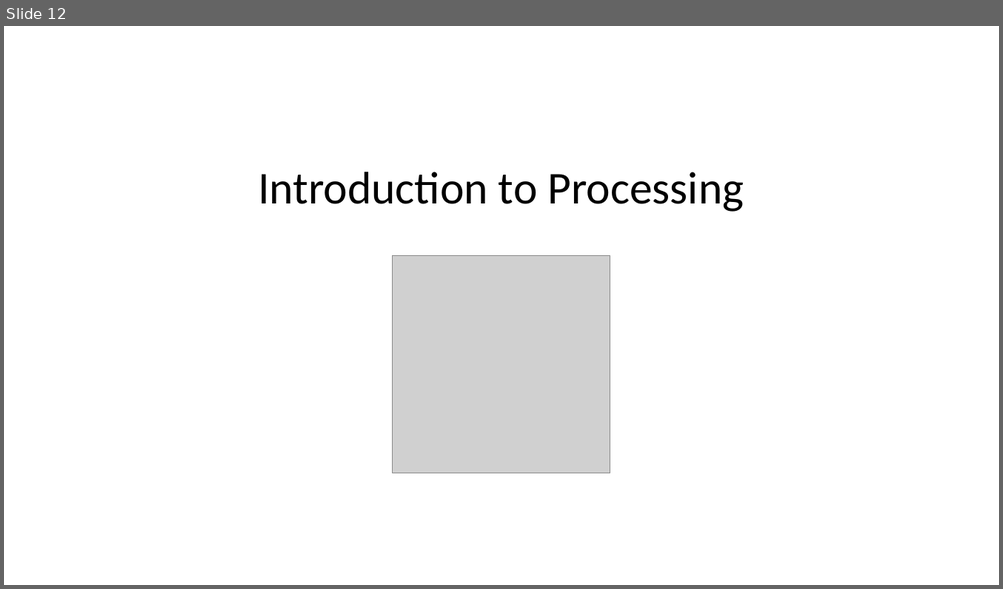
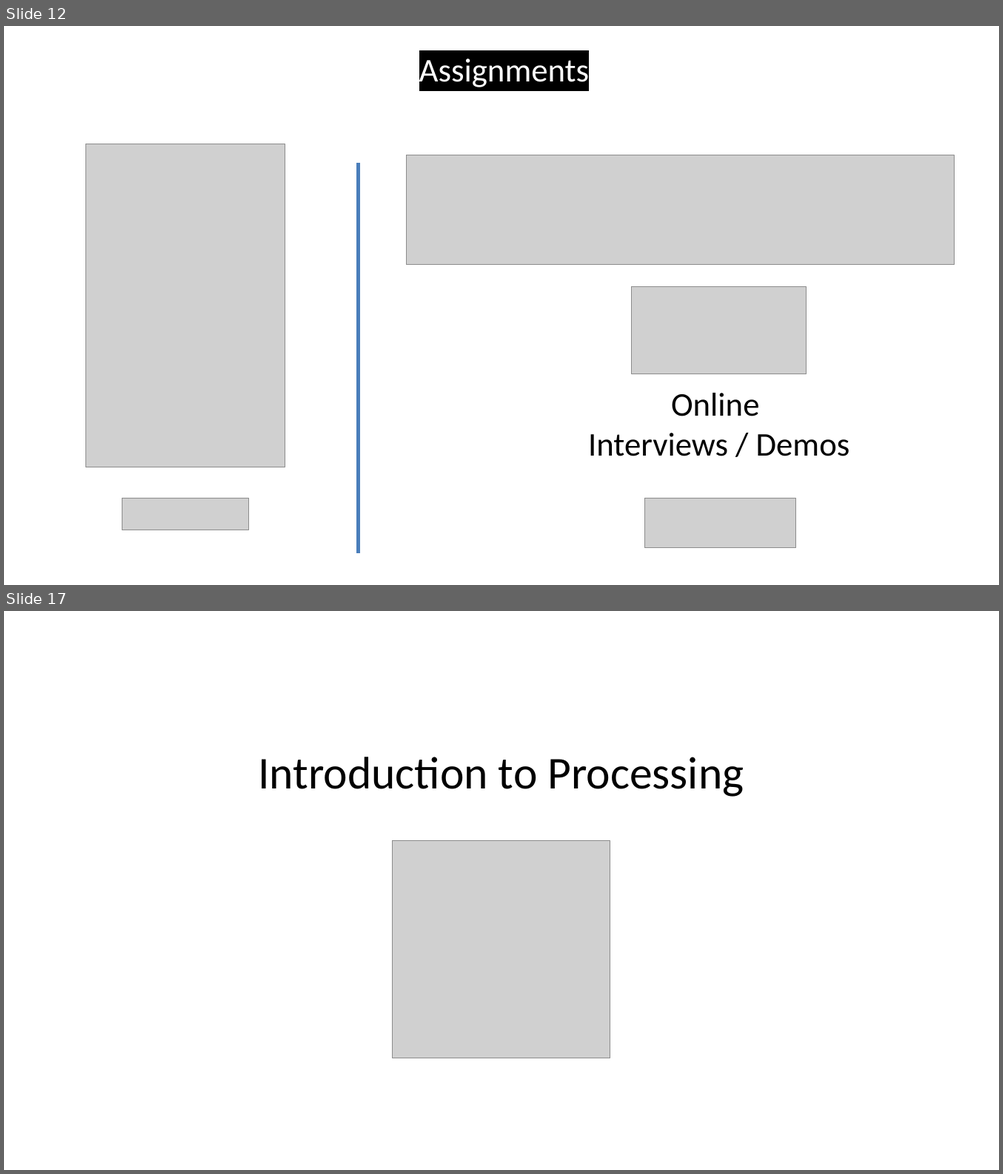
Before and after one commit to wit-hdip-comp-sci-2019/wit-hdip-comp-sci-2019.github.io, a slide deck: g1-induction/unit-1-semester-1/talk-3-programming/a-intro-to-programming.pptx. Shown one above the other, each under a label of ours: slide 12 before the commit, slides 12 and 17 after it; the slides between them are not shown. The pictures are 1003x589 and 1003x1174 pixels, drawn with LibreOffice and Linux fonts; fonts in the diff are those of the drawing; grey boxes stand for pictures. Boxes give left, top, right and bottom in pixels: in the first picture for what was removed or moved away, otherwise in the second. Text is boxed around its words. In the diff, an @@ line names an element or a change of style, - is before the commit and + after.

```diff
--- a/g1-induction/unit-1-semester-1/talk-3-programming/a-intro-to-programming.pptx
+++ b/g1-induction/unit-1-semester-1/talk-3-programming/a-intro-to-programming.pptx
@@ slide 12 added at [4, 26, 999, 585], background #FFFFFF @@
@@ text added at [419, 59, 589, 87], 32 pt, text #FFFFFF @@
+Assignments
@@ picture added at [86, 144, 285, 468] @@
@@ picture added at [406, 155, 955, 265] @@
@@ line added from (358, 163) to (358, 554), #4B7EBC 3.75 pt @@
@@ picture added at [632, 287, 806, 375] @@
@@ text added at [588, 393, 850, 457], 32 pt, text #000000 @@
+Online
+Interviews / Demos
@@ picture added at [122, 498, 249, 531] @@
@@ picture added at [644, 498, 796, 548] @@
@@ what was slide 12 is now slide 17 @@
```
Also in this commit, not shown: 11 slides changed, 7 other slides added, 3 slides removed, 11 other files.
